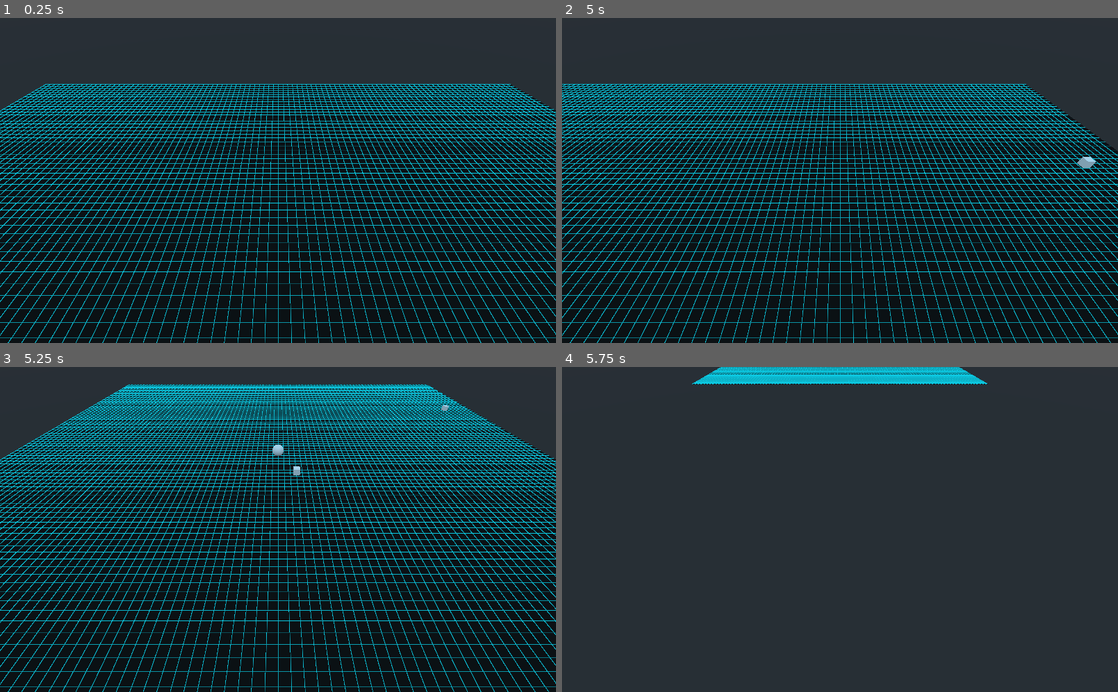
Above: before the commit, frames 1-4 (two rows, left to right).
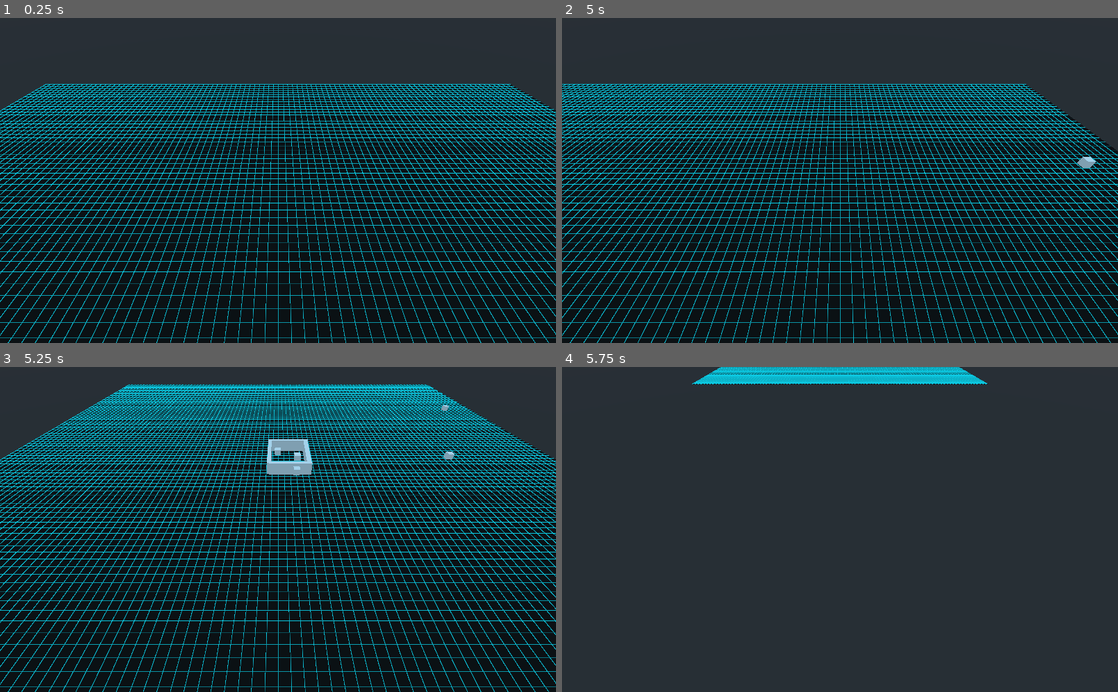
Above: after the commit, the same moments.

Repository: Kiskadee-dev/city-game-prototype
Game: Godot game, scene res://Scene.tscn
The game is run twice, just before and just after one commit, with the same random seed, the same clock (stepped at 60 frames per second) and the same inputs. The project has no main scene, so this scene is started directly.
Inputs (mouse positions are in pixels of both pictures, inside the frame that each line leads up to):
- Up to frame 1 (0.25 s): no input
- Up to frame 2 (5 s): tap Enter at 0.5, 2.75, 4.25 s; move the mouse to (962, 164) at 0.52 s; hold Right (ui_right) 0.53-1.28 s; click (962, 164) at 0.67 s; move the mouse to (728, 196) at 1.27 s; hold Down (ui_down) 1.28-2.03 s; tap Space at 2, 3.5 s; move the mouse to (895, 109) at 2.02 s; hold Right (ui_right) 2.03-2.78 s; move the mouse to (812, 245) at 2.77 s; hold Up (ui_up) 2.78-3.53 s; click (812, 245) at 2.92 s; move the mouse to (1006, 229) at 3.52 s; hold Left (ui_left) from 3.53 s (still down); move the mouse to (673, 131) at 4.27 s
- Up to frame 3 (5.25 s): move the mouse to (305, 529) at 5.02 s; release Left (ui_left) at 5.03 s; hold Down (ui_down) from 5.03 s (still down); click (305, 529) at 5.17 s
- Up to frame 4 (5.75 s): keep holding Down (ui_down)

Frames 1-2 are identical in both runs. In frame 3, 0.7% of the frame differs, in the area x 48-82%, y 22-34%; in frame 4, nothing differs.

Commit message:
Prototype Database

Diff:
--- /dev/null
+++ b/DB.gd
@@ -0,0 +1,60 @@
+extends Node
+
+
+var Region:Array = [Vector3(0,0,0)] #Vector3 = region
+
+var Grid:Array = [
+	{
+	"id":0,
+	"position":Vector3(0,0,0),
+	"fk_region":Vector3(0,0,0)
+	},
+	{
+	"id":1,
+	"position":Vector3(0,0,0),
+	"fk_region":Vector3(0,0,0)
+	}
+]
+
+var Entidade:Array = [
+	{
+		"id":0,
+		"position":Vector3(2,0,2),
+		"fk_grid":0
+	},
+	{
+		"id":1,
+		"position":Vector3(30,0,2),
+		"fk_grid":1
+	}
+]
+var Cidade:Array = [
+	{
+		"fk_eid":0,
+		"name":"cacatua",
+		"population":0,
+		"gold":0,
+		"wood":0,
+		"iron":0,
+		"copper":0,
+		"food":1000
+	}
+]
+var Unidade:Array = [
+	{
+		"fk_eid":1,
+		"life":200,
+		"damage":100,
+		"defence":10,
+		"speed":2,
+		"payment":2
+	}
+]
+var Actions:Array = [
+	{
+		"id":1,
+		"start_time":0,
+		"duration":200,
+		"fk_unit":1
+	}
+]
--- /dev/null
+++ b/DB.tscn
@@ -0,0 +1,6 @@
+[gd_scene load_steps=2 format=2]
+
+[ext_resource path="res://DB.gd" type="Script" id=1]
+
+[node name="DB" type="Node"]
+script = ExtResource( 1 )
--- a/MapData.gd
+++ b/MapData.gd
@@ -5,6 +5,34 @@
 #Map key is [Vector3] and data is JSON encoded
 
 var MapData:Dictionary
+onready var Region = get_parent()
+
+func _ready():
+	if Region is Viewport:
+		return
+	call_deferred("load_region_data")
+
+func load_region_data():
+	if DB.Region.has(Region.RegionID):
+		for grids in DB.Grid:
+			if grids["fk_region"] == Region.RegionID:
+				for Entidade in DB.Entidade:
+					if Entidade["fk_grid"] == grids["id"]:
+						#Verifica se é unidade ou cidade
+						for Cidade in DB.Cidade:
+							if Cidade["fk_eid"] == Entidade["id"]:
+								print("City in DB!")
+								var city = load(SelectionManager.entityDB["city"])
+								var position = Entidade["position"]
+								Region.add_entity(city, position)
+								pass #Spawn city
+						for Unidade in DB.Unidade:
+							if Unidade["fk_eid"] == Entidade["id"]:
+								var Unit = load(SelectionManager.entityDB["constructor"])
+								var position = Entidade["position"]
+								Region.add_entity(Unit, position)
+								print("Unit in DB!")
+								pass #Spawn Unit
 
 func get_encoded_at(key:Vector3)->Node:
 	if MapData.has(key):
--- a/PackedEntitiesManager.gd
+++ /dev/null
@@ -1,6 +0,0 @@
-extends Node
-
-var entities:Dictionary = {
-"city":"res://CityEntity.tscn",
-"constructor":"res://UnitEntity.tscn"
-}
--- a/Region.gd
+++ b/Region.gd
@@ -1,24 +1,25 @@
-extends MeshInstance
+extends Spatial
 
+export var RegionID:Vector3 = Vector3()
 onready var MapData = $MapData
-var entities:Dictionary = {} #Holds the spawned entities of this region
+var entities:Array = [] #Holds the spawned entities of this region
 
 #Handles spawning stuff on this region
 func add_entity(pack:PackedScene, pos:Vector3)->bool:
-	if entities.has(ClickManager.to_grid(pos)):
-		return false
 	var entity = pack.instance()
+	add_child(entity)
 	entity.translation = ClickManager.to_grid(pos)
-	entities[ClickManager.to_grid(pos)] = entity
+	var index = len(entities)
+	entities.append({"id":index+1, "position":ClickManager.to_grid(pos), "entity":entity})
 	return true
 
-func remove_entity(pos:Vector3)->bool:
-	if not entities.has(ClickManager.to_grid(pos)):
-		return false
-	var entity = entities[ClickManager.to_grid(pos)]
-	entity.queue_free()
-	entities.erase(ClickManager.to_grid(pos))
-	return true
+func remove_entity(id:int)->bool:
+	for i in entities:
+		if i["id"] == id:
+			i["entity"].queue_free()
+			entities.erase(i)
+			return true
+	return false
 
 func _ready():
 	pass
--- a/Region.tscn
+++ b/Region.tscn
@@ -34,16 +34,18 @@
 
 [sub_resource type="BoxShape" id=4]
 
-[node name="Region" type="MeshInstance"]
+[node name="Region" type="Spatial"]
+script = ExtResource( 1 )
+
+[node name="Region_mesh" type="MeshInstance" parent="."]
 transform = Transform( 50, 0, 0, 0, 1, 0, 0, 0, 50, 0, -1, 0 )
 mesh = SubResource( 1 )
 material/0 = SubResource( 3 )
-script = ExtResource( 1 )
 
-[node name="StaticBody" type="StaticBody" parent="."]
+[node name="StaticBody" type="StaticBody" parent="Region_mesh"]
 
-[node name="CollisionShape" type="CollisionShape" parent="StaticBody"]
+[node name="CollisionShape" type="CollisionShape" parent="Region_mesh/StaticBody"]
 shape = SubResource( 4 )
 
 [node name="MapData" parent="." instance=ExtResource( 2 )]
-[connection signal="input_event" from="StaticBody" to="." method="_on_StaticBody_input_event"]
+[connection signal="input_event" from="Region_mesh/StaticBody" to="." method="_on_StaticBody_input_event"]
--- a/Scene.tscn
+++ b/Scene.tscn
@@ -10,13 +10,7 @@
 background_sky = SubResource( 1 )
 ambient_light_color = Color( 1, 1, 1, 1 )
 
-[sub_resource type="SphereMesh" id=3]
-
-[sub_resource type="SpatialMaterial" id=4]
-
 [node name="Spatial" type="Spatial"]
-
-[node name="Region" parent="." instance=ExtResource( 2 )]
 
 [node name="WorldEnvironment" type="WorldEnvironment" parent="."]
 environment = SubResource( 2 )
@@ -28,6 +22,4 @@
 [node name="RayCast" type="RayCast" parent="Camera"]
 transform = Transform( 1, 0, 0, 0, 0.707107, -0.707107, 0, 0.707107, 0.707107, 0, -13.901, -13.901 )
 
-[node name="MeshInstance2" type="MeshInstance" parent="."]
-mesh = SubResource( 3 )
-material/0 = SubResource( 4 )
+[node name="Region" parent="." instance=ExtResource( 2 )]
--- a/Selection_manager.gd
+++ b/Selection_manager.gd
@@ -1,14 +1,18 @@
 extends Node
 
-var entityDB = load("res://PackedEntitiesManager.gd").new()
+var entityDB:Dictionary = {
+"city":"res://CityEntity.tscn",
+"constructor":"res://UnitEntity.tscn"
+}
+
 var selected:String = "" #Entity ID
 var previewObject:Node = null
 
 func create_preview_obj(ID:String)->Node:
-	if not entityDB.entities.has(ID):
+	if not entityDB.has(ID):
 		return null
 	var root = get_tree().root
-	previewObject = load(entityDB.entities[ID]).instance()
+	previewObject = load(entityDB[ID]).instance()
 	root.add_child(previewObject)
 	return previewObject
 
--- a/project.godot
+++ b/project.godot
@@ -22,6 +22,7 @@
 
 ClickManager="*res://ClickManager.gd"
 SelectionManager="*res://Selection_manager.gd"
+DB="*res://DB.gd"
 
 [rendering]
 
Not shown: 1 places in Scene.tscn that only renumber resources
